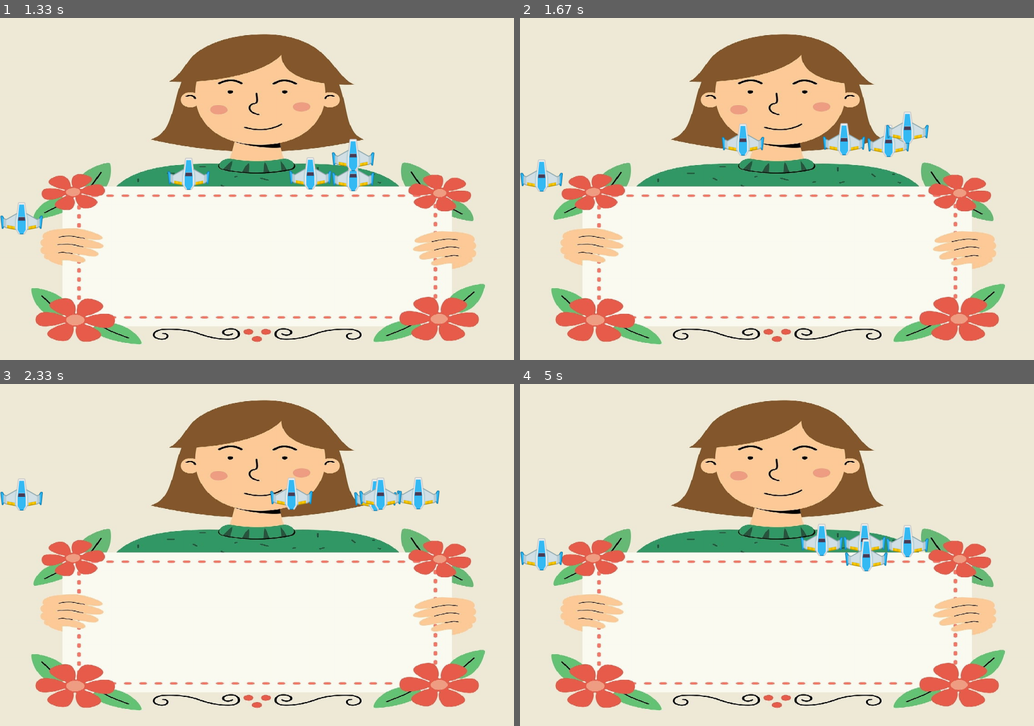
Above: before the commit, frames 1-4 (two rows, left to right).
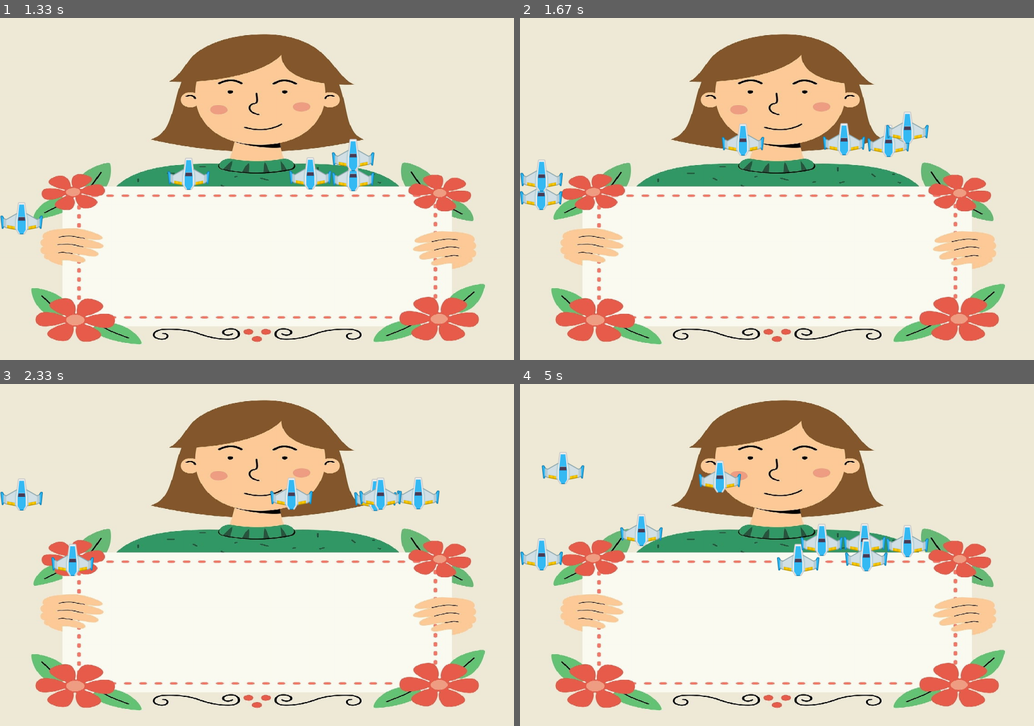
Above: after the commit, the same moments.

Repository: Vronst/Pygame_Binding_of_Isaac
Game: pygame game, started from menu.py
Two runs of this game, one before a commit and one after it. Both use one fixed random seed, a clock stepped at 60 frames per second and the inputs below.
Inputs (mouse positions are in pixels of both pictures, inside the frame that each line leads up to):
- Up to frame 1 (1.33 s): click (257, 82) at 0.38 s; hold Right 0.67-1.13 s; move the mouse to (236, 202) at 0.7 s; hold Up from 1.17 s (still down)
- Up to frame 2 (1.67 s): release Up at 1.47 s; hold Right from 1.5 s (still down)
- Up to frame 3 (2.33 s): release Right at 1.97 s; hold Left from 2 s (still down)
- Up to frame 4 (5 s): release Left at 2.53 s; hold Down 2.57-2.87 s; hold Left 2.9-3.3 s; hold Up 3.33-3.7 s; hold Right 3.73-4.37 s; hold Down 4.4-4.77 s; hold Left from 4.8 s (still down)

Frame 1 is identical in both runs. In frame 2, 0.3% of the frame differs, in the area x 0-9%, y 49-57%; in frame 3, 0.4%; in frame 4, 1.6%, in the area x 4-59%, y 19-57%.

Commit message:
shooting enemies, tired to be developed

Diff:
--- a/character.py
+++ b/character.py
@@ -11,9 +11,7 @@
         self.rect.center = (cx, cy)
         self.borders = borders
 
-
     def _move(self, group):
-
         pass
 
     def get_event(self, **kwargs):
@@ -25,7 +23,6 @@
     def update(self, key_pressed=None, group=None, obstacles=None):
         self.get_event(key_pressed=key_pressed)
         self._move(group)
-
 
         # blocking out of border movement
         # bottom
@@ -40,3 +37,6 @@
         # right
         if self.rect.centerx > self.borders[0] - 50:
             self.rect.centerx = self.borders[0] - 50
+
+    def tired(self):
+        return False
--- a/enemies.py
+++ b/enemies.py
@@ -1,3 +1,5 @@
+import pygame
+
 from character import Character
 
 
@@ -9,6 +11,9 @@
         self.move_y = move_y
         self._moves = ((self.move_x, 0), (-self.move_x, 0), (0, self.move_y), (0, -self.move_y))
         self.melee = True
+        self.attacks = pygame.sprite.Group()
+        self.cooldown = 1000
+        self.last_cooldown = pygame.time.get_ticks()
 
     def set_moves(self, x, y):
         self._moves = ((x, 0), (-x, 0), (0, y), (0, -y))
@@ -17,6 +22,18 @@
         # making it move dependent of player object
         distance_x = self.rect.x - self.player.x
         distance_y = self.rect.y - self.player.y
+        if distance_x < 0:
+            direction = 'right'
+        elif distance_x > 0:
+            direction = 'left'
+        elif distance_y > 0:
+            direction = 'up'
+        else:
+            direction = 'down'
+        temp = self.attack(direction)
+        if temp:
+            self.attacks.add(temp)
+
         if group:
             group = [x for x in group if x != self]
 
@@ -37,20 +54,29 @@
             moves.append(self._moves[3])
 
         for move in moves:
+
             self.rect.move_ip(move)
             for member in group:
                 if self.rect.colliderect(member):
                     self.rect.move_ip(-move[0], -move[1])
 
+    def attack(self, direction: str = 'down'):
+        pass
 
 
 class MeleeEnemy(Enemy):
 
     def __init__(self, cx, cy, image, borders, player, move_x=4, move_y=4):
         super().__init__(cx, cy, image, borders, player, move_x, move_y)
+        self.cooldown = 10000
 
-    def tired(self):
-        pass
+    def tired(self) -> bool:
+        now = pygame.time.get_ticks()
+        if now - self.last_cooldown > self.cooldown:
+            self.last_cooldown = now
+            return True
+        else:
+            return False
 
 
 class RangeEnemy(Enemy):
@@ -58,5 +84,31 @@
         super().__init__(cx, cy, image, borders, player, move_x, move_y)
         self.melee = False
 
-    def attack(self):
-        pass
+
+    def attack(self, direction: str = 'down'):
+        now = pygame.time.get_ticks()
+        if now - self.last_cooldown > self.cooldown:
+            bullet = EnemyBullet(self.rect.x, self.rect.y, self.image, self.borders, direction, 3)
+            self.last_cooldown = now
+            return bullet
+
+
+class EnemyBullet(Character):
+    def __init__(self, cx, cy, image, borders: tuple, direction: str, speed=3):
+        super().__init__(cx, cy, image, borders)
+        self.direction = direction
+        self.speed = speed
+
+    def _move(self, group=None):
+        if self.direction == 'left':
+            self.rect.move_ip((-self.speed, 0))
+        elif self.direction == 'right':
+            self.rect.move_ip(self.speed, 0)
+        elif self.direction == 'up':
+            self.rect.move_ip(0, -self.speed)
+        elif self.direction == 'down':
+            self.rect.move_ip(0, self.speed)
+
+    def update(self, key_pressed=None, group=None, obstacles=None, borders: tuple = (1200, 800)):
+        # if self.rect.y > self.borders[1] or self.rect.y < 0 or self.rect.x < 0 or self.rect.x > self.borders[0]:
+        self._move()
--- a/level.py
+++ b/level.py
@@ -33,10 +33,16 @@
 
     def update(self):
         self.set_of_enemies.update(group=self.set_of_enemies, obstacles=self.set_of_obstacles)
+        for enemy in self.set_of_enemies:
+            for attack in enemy.attacks:
+                attack.update()
+                attack.draw(self.surface)
+
         self.set_of_obstacles.update()
 
     def draw(self, screen):
         self.set_of_enemies.draw(screen)
+        self.set_of_obstacles.draw(screen)
 
     def pause(self):
         pass
--- a/menu.py
+++ b/menu.py
@@ -15,29 +15,29 @@
 BLUE = (0, 122, 204)
 LIGHT_BLUE = (0, 162, 255)
 
-#font used in menu
+# font used in menu
 font_path = os.path.join('fonts', 'comicate.ttf')
 font = pygame.font.Font(font_path, 74)
 
-#background
-background_path = os.path.join('images', 'menu-background.jpg')  #setting backgournd image path
-background = pygame.image.load(background_path)  #load background image
-background = pygame.transform.scale(background, DISPLAY)  #background image scaling
+# background
+background_path = os.path.join('images', 'menu-background.jpg')  # setting backgournd image path
+background = pygame.image.load(background_path)  # load background image
+background = pygame.transform.scale(background, DISPLAY)  # background image scaling
 
 
-#definition button class
+# definition button class
 class Button:
     def __init__(self, text, pos, font, text_color=BLACK, hover_text_color=WHITE, bg_color=GRAY,
                  hover_bg_color=DARK_GRAY, border_color=BLACK):
-        self.x, self.y = pos  #button position
-        self.font = font  #button font
-        self.text = text  #button text
-        self.text_color = text_color  #button text color
-        self.hover_text_color = hover_text_color  #button hover text color
-        self.bg_color = bg_color  #button background color
-        self.hover_bg_color = hover_bg_color  #button hover background color
-        self.border_color = border_color  #button border color
-        self.change_text()  #formatting the button
+        self.x, self.y = pos  # button position
+        self.font = font  # button font
+        self.text = text  # button text
+        self.text_color = text_color  # button text color
+        self.hover_text_color = hover_text_color  # button hover text color
+        self.bg_color = bg_color  # button background color
+        self.hover_bg_color = hover_bg_color  # button hover background color
+        self.border_color = border_color  # button border color
+        self.change_text()  # formatting the button
 
     def change_text(self):
         self.rendered_text = self.font.render(self.text, True,
@@ -58,7 +58,7 @@
         self.surface.fill(bg_color)  #fill the rect with background color
         pygame.draw.rect(self.surface, self.border_color, self.surface.get_rect(), 2)  #creating a button border
         self.surface.blit(text_surface, text_surface.get_rect(center=(
-        self.surface.get_width() // 2, self.surface.get_height() // 2)))  #display rendered text and centering
+            self.surface.get_width() // 2, self.surface.get_height() // 2)))  #display rendered text and centering
         screen.blit(self.surface, self.rect_surface.topleft)  #display the rect surrounding the text
 
     def click(self, event):
